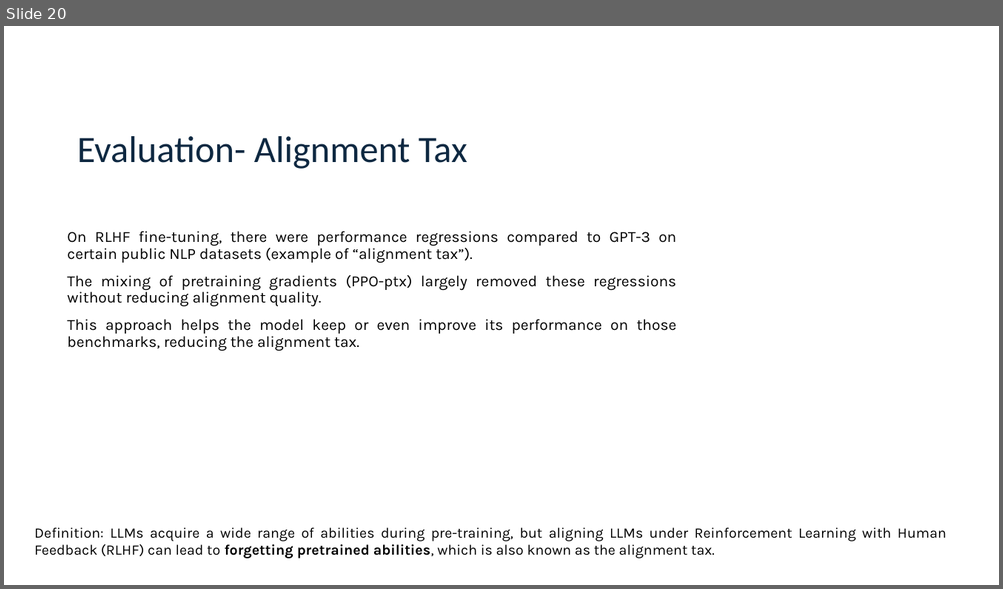
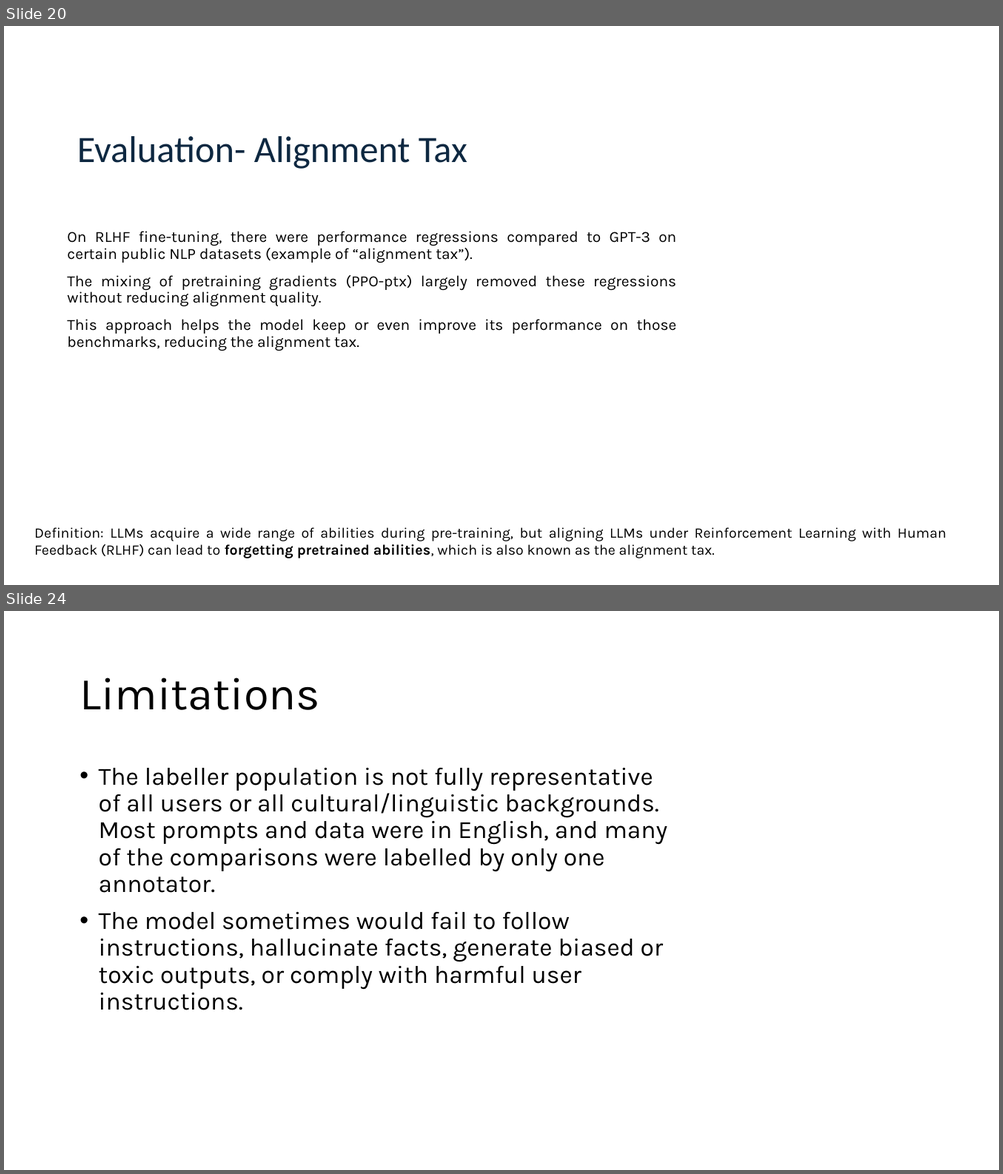
Before and after one commit to logus2k/genai_paper, a slide deck: final/final_version.pptx. Shown one above the other, each under a label of ours: slide 20 before the commit, slides 20 and 24 after it; the slides between them are not shown. The pictures are 1003x589 and 1003x1174 pixels, drawn with LibreOffice and Linux fonts; fonts in the diff are those of the drawing. Boxes give left, top, right and bottom in pixels: in the first picture for what was removed or moved away, otherwise in the second. Text is boxed around its words. In the diff, an @@ line names an element or a change of style, - is before the commit and + after.

```diff
--- a/final/final_version.pptx
+++ b/final/final_version.pptx
@@ slide 24 added at (4, 611, 999, 1170), background #FFFFFF @@
@@ title added at (79, 678, 320, 710), 44 pt, text #000000 @@
+Limitations
@@ text added at (99, 768, 668, 1011), 24 pt, text #000000 @@
+• The labeller population is not fully representative of all users or all cultural/linguistic backgrounds. Most prompts and data were in English, and many of the comparisons were labelled by only one annotator.
+• The model sometimes would fail to follow instructions, hallucinate facts, generate biased or toxic outputs, or comply with harmful user instructions.
```
Also in this commit, not shown: 5 other slides added, 1 slide removed, 2 other files.
